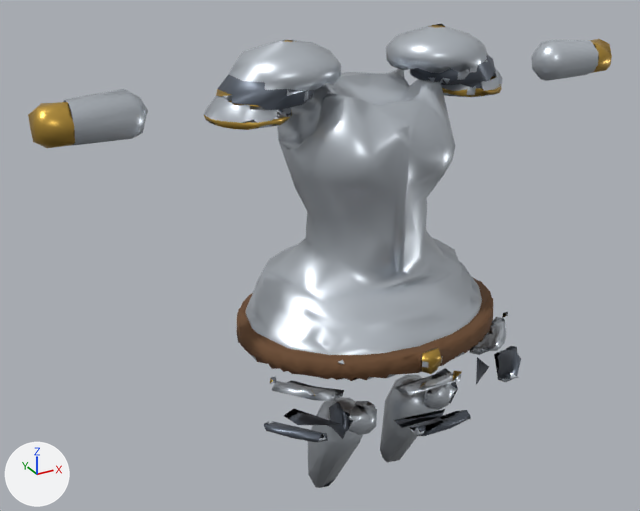
Before and after pictures for a commit that changed the glTF model assets/models/armor_guard_harpin_f.glb.
Rendered twice from a camera (50 mm lens) standing at (-0.963, -1.463, 0.849) and looking at (-0.1, 0.107, 0.064). The axes (+X, +Y, +Z) are drawn at lower left. The lights are the same throughout. The picture after the commit comes second. Vertices at exactly the same position are counted once.

In view in the first picture: 'Armor'.
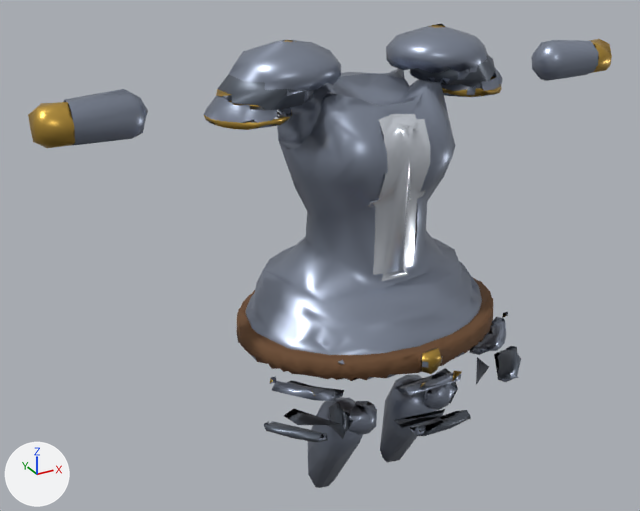
Pixel boxes (x1, y1, x2, y2) of what changed, in the pictures (640 x 511 px; the box of a moved part takes in the faces that stretch with it):
```json
{"object": "Armor", "change": "recoloured, reshaped", "before": [28, 24, 612, 488], "after": [28, 24, 612, 488], "on screen": "darker"}
{"part": 1, "of": "me_armor", "change": "moved or reshaped", "before": [246, 28, 496, 488], "after": [246, 28, 496, 488]}
{"part": 2, "of": "me_armor", "change": "recoloured", "before": [396, 126, 413, 271], "after": [396, 126, 413, 271]}
```

The change, as JSON lines over the scene's bpy script:
```json
{"op": "set", "path": "mat_metal_steel.base_color", "old": "(0.584, 0.631, 0.687)", "new": "(0.275, 0.314, 0.402)", "note": "light grey #c9d0d8 -> grey #8f98aa"}
{"op": "add", "block": "mat_metal_edge", "code": ["mat_metal_edge = principled_material('Metal_Edge')", "mat_metal_edge.base_color = (0.791, 0.839, 0.913)  # white #e6ecf5", "mat_metal_edge.metallic = 0.7", "mat_metal_edge.roughness = 0.25"]}
{"block": "me_armor", "where": "# used by ob_armor; location = (0.0, 0.0, 0.0)"}
{"op": "remove", "block": "me_armor", "code": "me_armor.from_pydata(...)  # 1886 vertices, 3357 faces; spans x -0.681..0.679, y -0.26..0.306, z -0.536..0.544"}
{"op": "add", "block": "me_armor", "code": "me_armor.from_pydata(...)  # 1894 vertices, 3364 faces; spans x -0.681..0.679, y -0.26..0.306, z -0.536..0.544"}
{"block": "me_armor", "change": "me_armor part 1"}
{"block": "me_armor", "change": "58 vertices are removed from x -0.281..0.213, y -0.128..0.257, z -0.512..0.523"}
{"block": "me_armor", "change": "275 faces are deleted"}
{"block": "me_armor", "change": "3 vertices move from x -0.018..0.241, y -0.07..0.277, z -0.009..0.512 to x -0.021..0.241, y -0.071..0.273, z -0.004..0.519"}
{"block": "me_armor", "change": "66 vertices are added at x -0.251..0.201, y -0.082..0.264, z -0.329..0.531"}
{"block": "me_armor", "change": "226 new faces join them, mat_metal_steel (grey #8f98aa)"}
{"block": "me_armor", "change": "1 new face joins them, mat_metal_brass (orange #c9a24a)"}
{"block": "me_armor", "change": "51 new faces join them, mat_metal_edge (white #e6ecf5)"}
{"block": "me_armor", "change": "4 new faces join them, mat_metal_steeldark (grey #6c7480)"}
{"block": "me_armor", "change": "me_armor part 2: 4 faces spanning x -0.018..0.019, y -0.08..-0.05, z 0.071..0.389 switch from mat_metal_steel (light grey #c9d0d8) to mat_metal_edge (white #e6ecf5)"}
```
